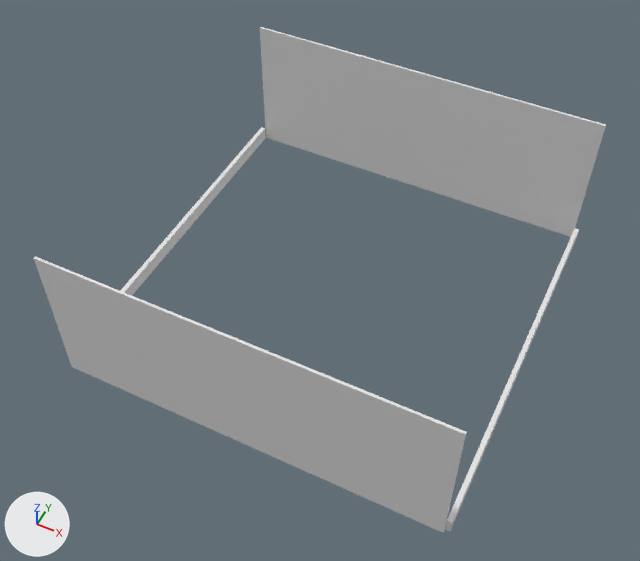
Before and after pictures for a commit that changed the Blender file tools/stage_mall.blend.
Both versions are drawn from a camera (50 mm lens) standing at (52.4, -113.6, 145.2) and looking at (0.9, -10.7, 16.5). The axes (+X, +Y, +Z) are drawn at lower left. The lights are the same throughout. The first picture is the older version.

The older version as bpy lines, for what is in view:
```python
me_cube = bpy.data.meshes.new('Cube')
me_cube.from_pydata(...)  # 390 vertices, 388 faces; spans x -0.5..0.5, y -40.0..40.0, z -1.6..1.6
me_cube_001 = bpy.data.meshes.new('Cube.001')
me_cube_001.from_pydata(...)  # 390 vertices, 388 faces; spans x -0.5..0.5, y -40.0..40.0, z -1.6..1.6
me_cube_002 = bpy.data.meshes.new('Cube.002')
me_cube_002.from_pydata(...)  # 390 vertices, 388 faces; spans x -40.0..40.0, y -0.5..0.5, z -1.6..1.6
me_cube_003 = bpy.data.meshes.new('Cube.003')
me_cube_003.from_pydata(...)  # 390 vertices, 388 faces; spans x -40.0..40.0, y -0.5..0.5, z -1.6..1.6
ob_concrete_wall_e = bpy.data.objects.new('concrete_wall_e', me_cube)
ob_concrete_wall_e.location = (40.5, 0.0, 1.6)
ob_concrete_wall_n = bpy.data.objects.new('concrete_wall_n', me_cube_002)
ob_concrete_wall_n.location = (0.0, 40.5, 16.0)
ob_concrete_wall_n.scale = (1.0, 0.5, 10.0)
ob_concrete_wall_s = bpy.data.objects.new('concrete_wall_s', me_cube_003)
ob_concrete_wall_s.location = (0.0, -40.5, 16.0)
ob_concrete_wall_s.scale = (1.0, 0.5, 10.0)
ob_concrete_wall_w = bpy.data.objects.new('concrete_wall_w', me_cube_001)
ob_concrete_wall_w.location = (-40.5, 0.0, 1.6)
```
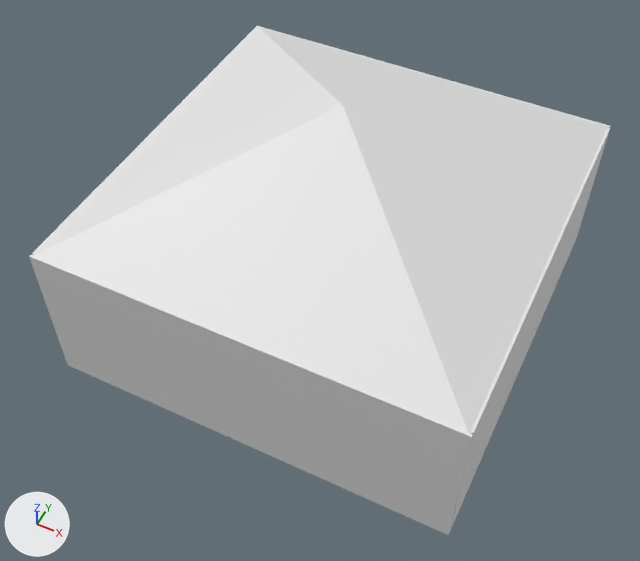
What changed in the scene script:
```text
Add me_cone_001:
    me_cone_001.from_pydata([(0.0, 1.0, -1.0), (1.0, 0.0, -1.0), (0.0, -1.0, -1.0), (-1.0, 0.0, -1.0), (0.0, 0.0, 1.0)], [], [(0, 4, 1), (1, 4, 2), (0, 1, 2, 3), (2, 4, 3), (3, 4, 0)])
Change ob_concrete_wall_e:
    ob_concrete_wall_e.location: (40.5, 0.0, 1.6) -> (40.5, 0.0, 16.0)
    ob_concrete_wall_e.scale: (1.0, 1.0, 1.0) -> (1.0, 1.0, 10.0)
Change ob_concrete_wall_w:
    ob_concrete_wall_w.location: (-40.5, 0.0, 1.6) -> (-40.5, 0.0, 16.0)
    ob_concrete_wall_w.scale: (1.0, 1.0, 1.0) -> (1.0, 1.0, 10.0)
Change ob_concrete_wall_s:
    ob_concrete_wall_s.scale: (1.0, 0.5, 10.0) -> (1.02, 0.5, 10.0)
Add ob_glass_ceil:
    ob_glass_ceil = bpy.data.objects.new('glass_ceil', me_cone_001)
    ob_glass_ceil.location = (0.0, 0.0, 41.4)
    ob_glass_ceil.rotation_euler = (0.0, 0.0, 0.785)  # degrees (0, 0, 45)
    ob_glass_ceil.scale = (57.5, 57.5, 9.49)
```

What differs and where, as boxes [x1, y1, x2, y2] in the pictures (640 x 561 px):
'glass_ceil', added
    after: [33, 27, 609, 434]
'concrete_wall_s', rescaled
    before: [34, 256, 467, 533]
    after: [29, 255, 473, 535]
'concrete_wall_e', moved, rescaled (19% wider, 33% taller)
    before: [445, 228, 579, 531]
    after: [450, 128, 610, 531]
'concrete_wall_w', moved, rescaled
    before: [121, 127, 265, 295]
    after: [32, 27, 257, 255]
'concrete_wall_n', unchanged, covered by the edit
    before: [260, 27, 606, 237]
    after: [256, 26, 611, 232]
